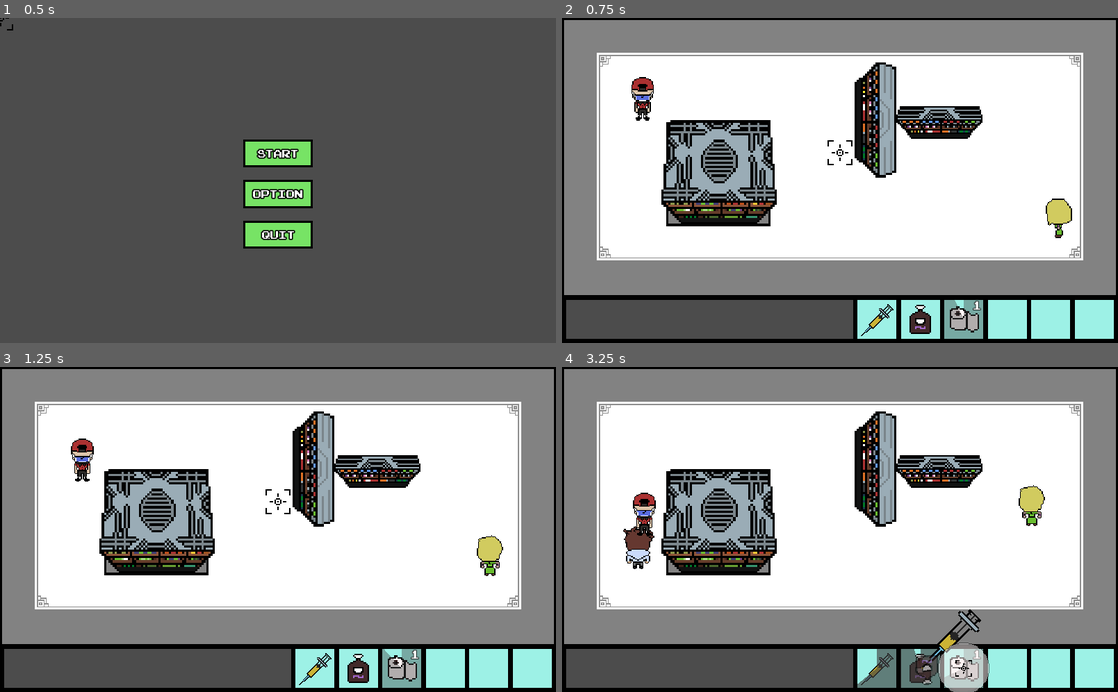
Above: before the commit, frames 1-4 (two rows, left to right).
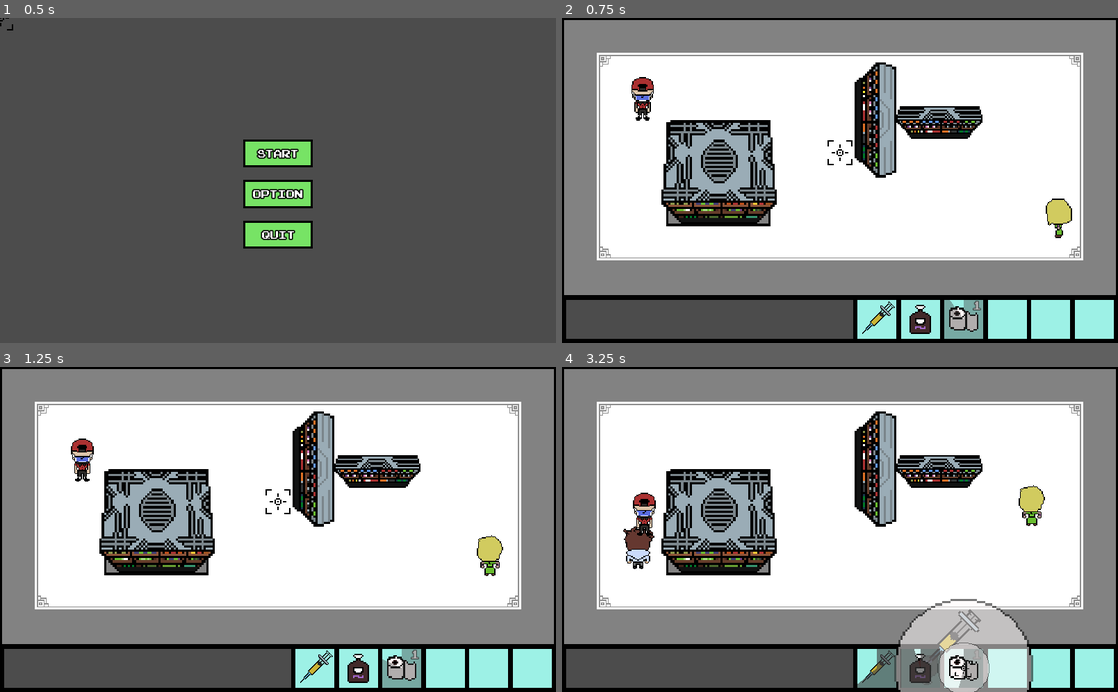
Above: after the commit, the same moments.

Repository: henryliuser/gmtk20
Game: Godot game, scene res://Menu.tscn
Same seed, same stepped clock (60 frames per second), same inputs: the game is played once before the commit and once after it.
Inputs (mouse positions are in pixels of both pictures, inside the frame that each line leads up to):
- Up to frame 1 (0.5 s): no input
- Up to frame 2 (0.75 s): click (840, 154) at 0.5 s
- Up to frame 3 (1.25 s): no input
- Up to frame 4 (3.25 s): move the mouse to (878, 669) at 1.27 s; hold \ (d_frame_advance) 1.28-2.03 s; click (878, 669) at 1.42 s; move the mouse to (917, 669) at 2.02 s; tap \ (d_frame_advance) at 2.1 s; click (917, 669) at 2.17 s; move the mouse to (962, 669) at 2.77 s; hold \ (d_frame_advance) from 2.78 s (still down); click (962, 669) at 2.92 s

Frame 1 is identical in both runs. In frame 2, 0.2% of the frame differs, in the area x 53-76%, y 86-98%; in frame 3, 0.3%; in frame 4, 5.1%, in the area x 53-85%, y 71-100%.

Commit message:
fixed massive bug.

Diff:
--- a/Characters/Karen.tscn
+++ b/Characters/Karen.tscn
@@ -60,5 +60,5 @@
 scale = Vector2( 2, 2 )
 frames = SubResource( 2 )
 animation = "right"
-frame = 1
+frame = 3
 playing = true
--- a/Items/ToiletPaper.gd
+++ b/Items/ToiletPaper.gd
@@ -54,3 +54,8 @@
 	if "rage" in body and karen_list[body] != null:
 		karen_list[body].queue_free()
 		karen_list.erase(body)
+
+
+func _on_TP2_body_exited(body):
+	if "rage" in body:
+		body.untpAlert()
--- a/Items/ToiletPaper.tscn
+++ b/Items/ToiletPaper.tscn
@@ -33,3 +33,4 @@
 [connection signal="body_entered" from="Zone" to="." method="_on_Zone_body_entered"]
 [connection signal="body_exited" from="Zone" to="." method="_on_Zone_body_exited"]
 [connection signal="body_entered" from="TP2" to="." method="_on_TP2_body_entered"]
+[connection signal="body_exited" from="TP2" to="." method="_on_TP2_body_exited"]
--- a/global/HUD.gd
+++ b/global/HUD.gd
@@ -6,44 +6,8 @@
 onready var oils = $buttons/oils
 onready var tp = $buttons/tp
 
-#func _input(event):
-#	if event is InputEventMouseButton and event.pressed and cursor.selected != null:
-
-
-#onready var vax_tw = $buttons/vaccine/Tween
-#onready var vax_tp = $buttons/vaccine/TextureProgress
-#func _on_vaccine_released():
-#	if vax_tp.value == 0:
-#		cursor.select("res://Items/Vaccine.tscn", 1.75, Color("7dc966"))
-#		cooldown($buttons/vaccine/Tween, $buttons/vaccine/TextureProgress, base_CD[0] * employee_mult)
-#
-#onready var oils_tw = $buttons/oils/Tween
-#onready var oils_tp = $buttons/oils/TextureProgress
-#func _on_oils_released():
-#	cursor.select("res://Items/Oils.tscn", 3, Color("#dd7f7f"))
-#	cooldown($buttons/oils/Tween, $buttons/oils/TextureProgress, base_CD[0] * employee_mult)
-#
-#onready
-#func _on_tp_released():
-#	cursor.select("res://Items/ToiletPaper.tscn", 1.5)
-#	cooldown($buttons/tp/Tween, $buttons/tp/TextureProgress, base_CD[0] * employee_mult)
-#	var aoe2 = load("res://Items/AOE.tscn").instance()
-#	aoe2.scale = Vector2(4,4)
-#	get_tree().current_scene.add_child(aoe2)
-#
-#func _on_oilanim_mouse_entered():
-#	$buttons/vaccine/vax.play("default")
-#
-#func _on_vax_animation_finished():
-#	$buttons/vaccine/vax.stop()
-
-#func cooldown(tw, texture, cd):
-#	tw.stop_all()
-#	tw.interpolate_property(texture, "value", 100, 0, cd)
-#	tw.start()
-
 func _on_tp_pressed():
-	if tp.tex_progress.value == 0:
+	if tp.stacks > 0:
 		var aoe2 = load("res://Items/AOE.tscn").instance()
 		aoe2.scale = Vector2(4,4)
 		get_tree().current_scene.call_deferred("add_child", aoe2)
--- a/global/HUD.tscn
+++ b/global/HUD.tscn
@@ -61,36 +61,32 @@
 [node name="buttons" type="Node2D" parent="."]
 
 [node name="vax" parent="buttons" instance=ExtResource( 9 )]
-rotation = 5.96047e-08
+position = Vector2( 580, 556 )
 scene = "res://Items/Vaccine.tscn"
+scl = 1.75
 color = Color( 0.490196, 0.788235, 0.4, 1 )
 
 [node name="sprite" type="AnimatedSprite" parent="buttons/vax"]
 show_behind_parent = true
-position = Vector2( 33.9311, 40.7252 )
 rotation = 2.35619
 scale = Vector2( 1.3, 1.7 )
 frames = ExtResource( 5 )
 
 [node name="oils" parent="buttons" instance=ExtResource( 9 )]
-position = Vector2( 624, 520 )
-rotation = 5.96047e-08
-base_cd = 7.0
+position = Vector2( 660, 556 )
+base_cd = 6.0
 scene = "res://Items/Oils.tscn"
 scl = 3.0
 color = Color( 0.866667, 0.498039, 0.498039, 1 )
 
 [node name="sprite" type="Sprite" parent="buttons/oils"]
 show_behind_parent = true
-position = Vector2( 36, 36 )
-rotation = -5.96047e-08
 scale = Vector2( 2.7, 2.7 )
 texture = ExtResource( 3 )
 
 [node name="tp" parent="buttons" instance=ExtResource( 9 )]
-position = Vector2( 704, 520 )
-rotation = 5.96047e-08
-base_cd = 10.0
+position = Vector2( 740, 556 )
+base_cd = 7.0
 scene = "res://Items/ToiletPaper.tscn"
 scl = 1.5
 color = Color( 1, 1, 1, 1 )
@@ -98,12 +94,10 @@
 
 [node name="sprite" type="Sprite" parent="buttons/tp"]
 show_behind_parent = true
-position = Vector2( 37, 36.353 )
-rotation = -5.96047e-08
 scale = Vector2( 3, 3 )
 texture = ExtResource( 2 )
 
-[node name="Label" type="Label" parent="."]
+[node name="TPStacks" type="Label" parent="."]
 margin_left = 744.403
 margin_top = 511.836
 margin_right = 784.403
@@ -119,4 +113,3 @@
 [node name="CanvasLayer" type="CanvasLayer" parent="."]
 
 [node name="cursor" parent="CanvasLayer" instance=ExtResource( 6 )]
-[connection signal="pressed" from="buttons/tp" to="." method="_on_tp_pressed"]
--- a/global/HUDButton.gd
+++ b/global/HUDButton.gd
@@ -1,5 +1,4 @@
-extends TouchScreenButton
-onready var hover = $hoveranim
+extends Area2D
 onready var sprite = $sprite
 onready var tex_progress = $TextureProgress
 onready var tw = $Tween
@@ -9,6 +8,12 @@
 export var color = Color()
 export var stacking = false
 var stacks = 0
+
+var mouse_inside = false
+
+func _input(event):
+	if event is InputEventMouseButton and event.pressed and mouse_inside:
+		_on_HUDButton_pressed()
 
 func _ready():
 	if sprite!= null: sprite.connect("animation_finished", self, "anim_done")
@@ -25,22 +30,27 @@
 		cooldown()
 		update_stacks(1)
 
-func _on_hoveranim_mouse_entered():
-	print('yuh')
-	if sprite.has_method("play"):
-		sprite.playing = true
-		print('yuh')
-
 func anim_done():
 	sprite.stop()
 
 func _on_HUDButton_pressed():
+	if stacking: HUD._on_tp_pressed()
 	if tex_progress.value == 0 or stacks > 0:
 		HUD.cursor.select(scene, scl, color)
 
 onready var og_tint = tex_progress.tint_progress
 func update_stacks(howmuch):
 	stacks += howmuch
-	get_parent().get_node("../Label").text = str(stacks)
+	get_parent().get_node("../TPStacks").text = str(stacks)
 	if stacks == 0: tex_progress.tint_progress = og_tint
 	else: tex_progress.tint_progress = Color("66ffffff")
+
+func _on_HUDButton_mouse_entered():
+	mouse_inside = true
+	print('enter')
+	if sprite.has_method("play"):
+		sprite.play()
+
+func _on_HUDButton_mouse_exited():
+	print('exit')
+	mouse_inside = false
--- a/global/HUDButton.tscn
+++ b/global/HUDButton.tscn
@@ -1,30 +1,25 @@
-[gd_scene load_steps=5 format=2]
+[gd_scene load_steps=4 format=2]
 
 [ext_resource path="res://Assets/cooldownmask.png" type="Texture" id=1]
 [ext_resource path="res://global/HUDButton.gd" type="Script" id=2]
 
-[sub_resource type="RectangleShape2D" id=1]
-extents = Vector2( 36, 36 )
-
 [sub_resource type="RectangleShape2D" id=2]
 extents = Vector2( 36, 36 )
 
-[node name="HUDButton" type="TouchScreenButton"]
-position = Vector2( 544, 520 )
-shape = SubResource( 1 )
+[node name="HUDButton" type="Area2D"]
+z_index = 1
 script = ExtResource( 2 )
 
-[node name="hoveranim" type="Area2D" parent="."]
-position = Vector2( 36, 36 )
-z_index = 1
-
-[node name="CollisionShape2D" type="CollisionShape2D" parent="hoveranim"]
+[node name="CollisionShape2D" type="CollisionShape2D" parent="."]
 shape = SubResource( 2 )
 
 [node name="TextureProgress" type="TextureProgress" parent="."]
-margin_right = 9.0
-margin_bottom = 9.0
+margin_left = -36.0
+margin_top = -36.0
+margin_right = -27.0
+margin_bottom = -27.0
 rect_scale = Vector2( 8, 8 )
+mouse_filter = 2
 texture_progress = ExtResource( 1 )
 fill_mode = 4
 tint_progress = Color( 1, 1, 1, 0.643137 )
@@ -33,5 +28,5 @@
 }
 
 [node name="Tween" type="Tween" parent="."]
-[connection signal="released" from="." to="." method="_on_HUDButton_pressed"]
-[connection signal="mouse_entered" from="hoveranim" to="." method="_on_hoveranim_mouse_entered"]
+[connection signal="mouse_entered" from="." to="." method="_on_HUDButton_mouse_entered"]
+[connection signal="mouse_exited" from="." to="." method="_on_HUDButton_mouse_exited"]
--- /dev/null
+++ b/test.gd
@@ -0,0 +1,14 @@
+extends Area2D
+var mouse_inside = false
+
+func _input(event):
+	if event is InputEventMouseButton and event.pressed and mouse_inside:
+		print('click')
+
+func _on_HUDButton_mouse_entered():
+	mouse_inside = true
+	print('in')
+
+func _on_HUDButton_mouse_exited():
+	mouse_inside = false
+	print('out')
--- /dev/null
+++ b/test.tscn
@@ -0,0 +1,17 @@
+[gd_scene load_steps=3 format=2]
+
+[ext_resource path="res://test.gd" type="Script" id=1]
+
+[sub_resource type="RectangleShape2D" id=1]
+extents = Vector2( 36, 36 )
+
+[node name="HUDButton" type="Area2D"]
+position = Vector2( 92.3536, 32.123 )
+script = ExtResource( 1 )
+
+[node name="CollisionShape2D" type="CollisionShape2D" parent="."]
+shape = SubResource( 1 )
+
+[node name="Tween" type="Tween" parent="."]
+[connection signal="mouse_entered" from="." to="." method="_on_HUDButton_mouse_entered"]
+[connection signal="mouse_exited" from="." to="." method="_on_HUDButton_mouse_exited"]
